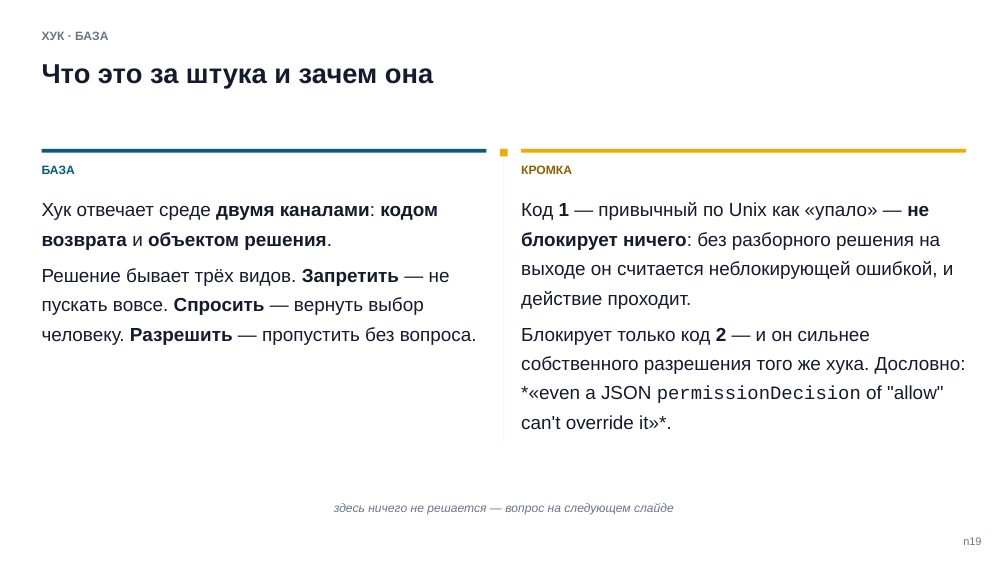
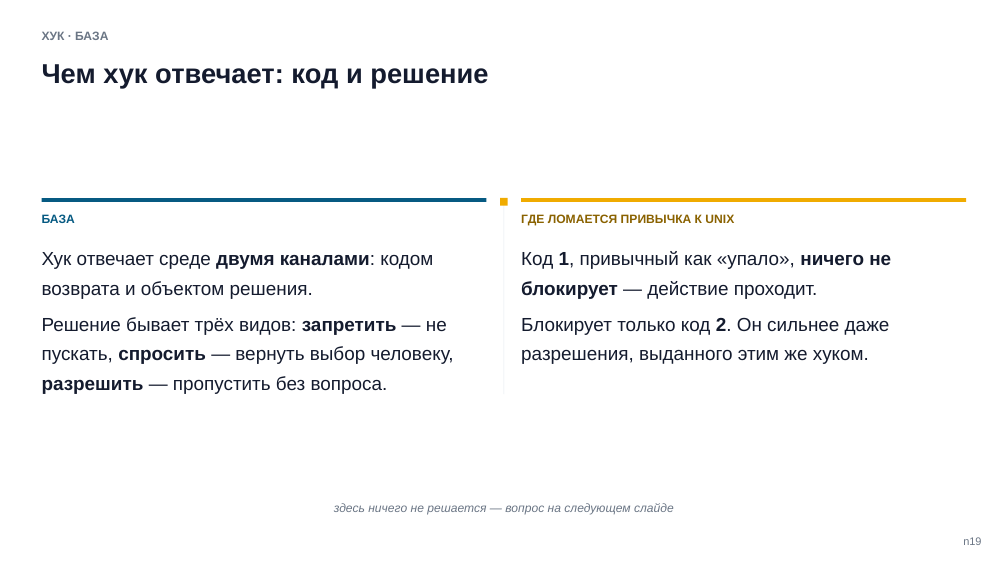
Before and after one commit to tellina-study/AI-usage-lessons, a slide deck: slide 19 of library/seminars/sem-05/rendered/sem-05-n.pptx. Drawn at 1008x567 pixels with LibreOffice and Linux fonts; fonts in the diff are those of the drawing. Boxes give left, top, right and bottom in pixels: in the first picture for what was removed or moved away, otherwise in the second. Text is boxed around its words. In the diff, an @@ line names an element or a change of style, - is before the commit and + after.

Commit message:
Хуки после прожарки: провал кейса 2 перенацелен на выбранную клетку, три Такта Б под норму, слово «кромка» снято, время перераспределено #211

```diff
--- a/library/seminars/sem-05/rendered/sem-05-n.pptx
+++ b/library/seminars/sem-05/rendered/sem-05-n.pptx
@@ text at <box>42,64,488,88</box>: text changed @@
-Что это за штука и зачем она
+Чем хук отвечает: код и решение
@@ 3 rectangles, 2 texts: place and size @@
-3 rectangles, 2 texts at <box>42,149,966,345</box>
+3 rectangles, 2 texts at <box>42,198,966,394</box>
@@ rectangle: place and size @@
-rectangle at <box>504,149,504,443</box>
+rectangle at <box>504,198,504,394</box>
@@ text at <box>521,214,734,225</box>: text changed @@
-КРОМКА
+ГДЕ ЛОМАЕТСЯ ПРИВЫЧКА К UNIX
@@ text at <box>42,252,433,299</box>: bold off in "кодом возврата объектом решения." @@
@@ text at <box>521,251,891,364</box>: text changed @@
-Код 1 — привычный по Unix как «упало» — не блокирует ничего: без разборного решения на выходе он считается неблокирующей ошибкой, и действие проходит.
-Блокирует только код 2 — и он сильнее собственного разрешения того же хука. Дословно: *«even a JSON permissionDecision of "allow" can't override it»*.
+Код 1, привычный как «упало», ничего не блокирует — действие проходит.
+Блокирует только код 2. Он сильнее даже разрешения, выданного этим же хуком.
@@ text at <box>42,317,454,394</box>: text changed @@
-Решение бывает трёх видов. Запретить — не пускать вовсе. Спросить — вернуть выбор человеку. Разрешить — пропустить без вопроса.
+Решение бывает трёх видов: запретить — не пускать, спросить — вернуть выбор человеку, разрешить — пропустить без вопроса.
```
Also in this commit, not shown: 4 other slides changed, 1 slide added, 1 slide removed, 17 other files.
